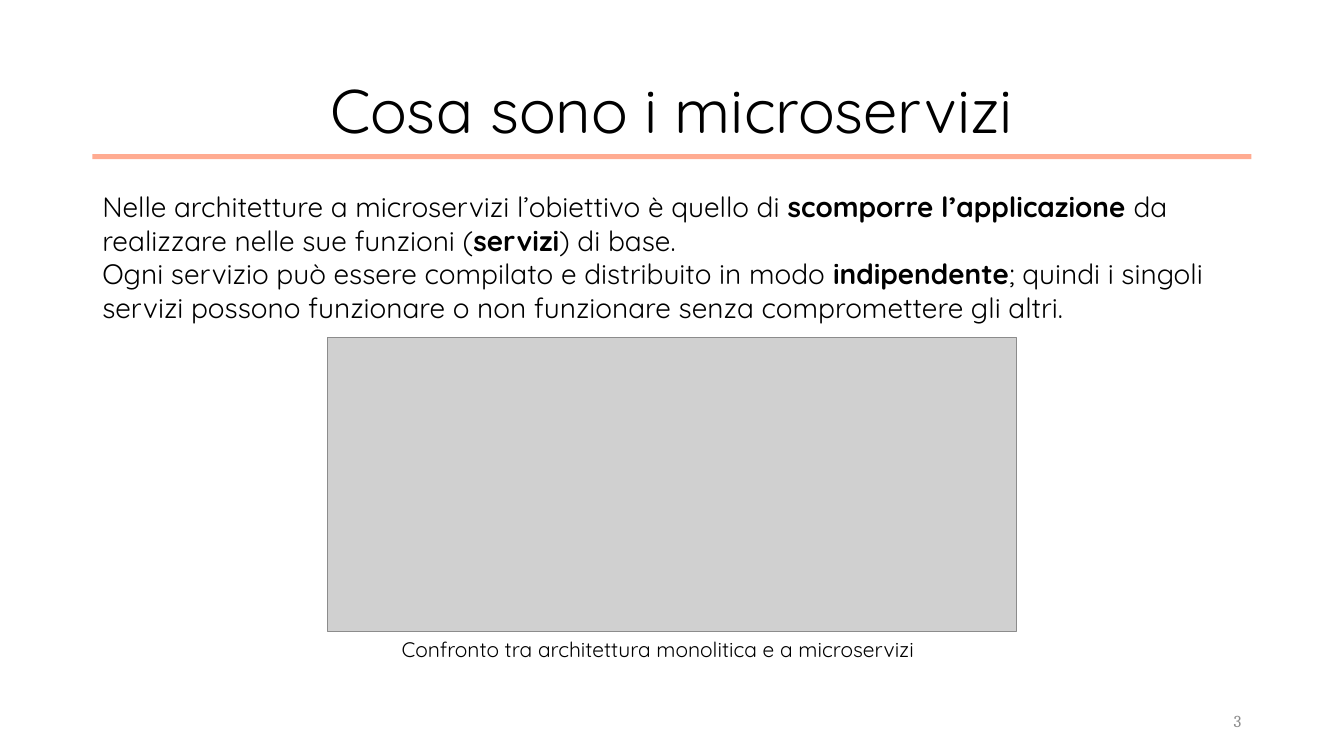
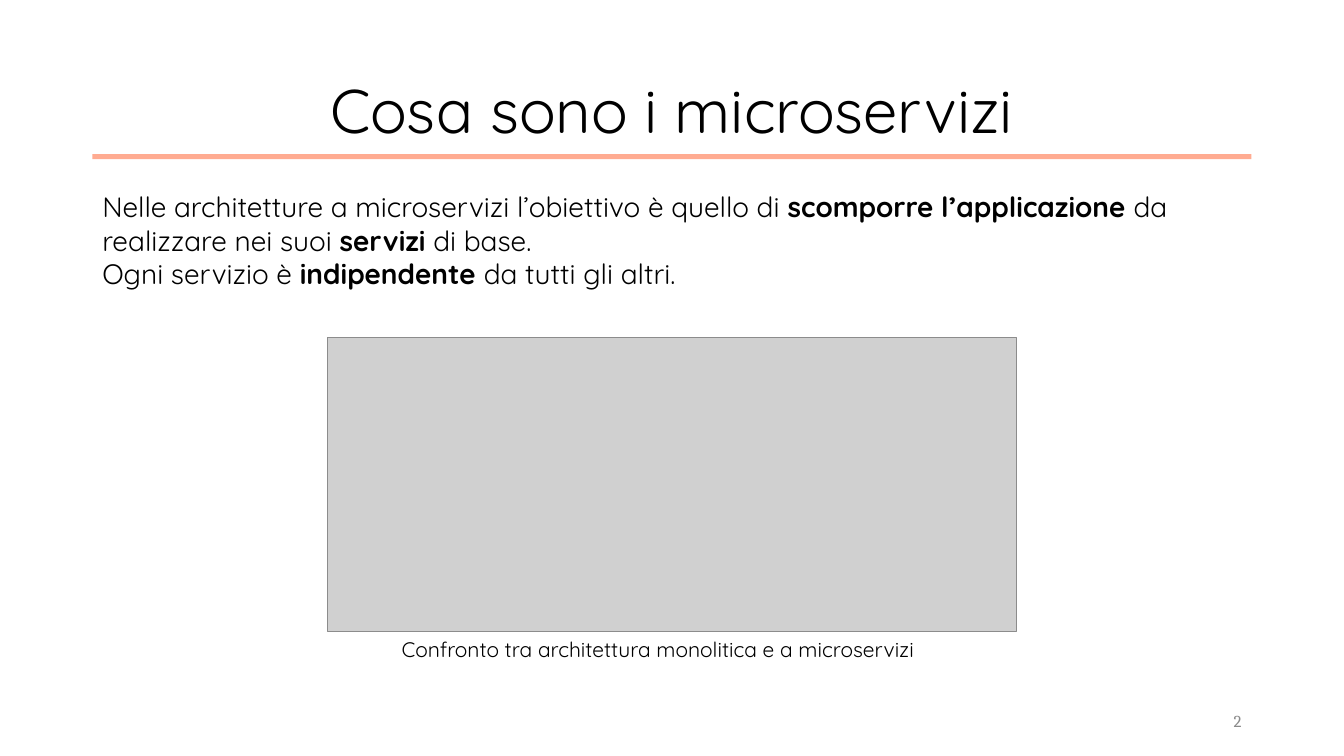
Before and after one commit to valeriodesiati/tesi, a slide deck: slide 2 of Presentazione/Valerio Desiati - Presentazione Discussione.pptx (slide 3 before the commit). Drawn at 1344x756 pixels with LibreOffice and Linux fonts; fonts in the diff are those of the drawing; grey boxes stand for pictures. Boxes give left, top, right and bottom in pixels: in the first picture for what was removed or moved away, otherwise in the second. Text is boxed around its words. In the diff, an @@ line names an element or a change of style, - is before the commit and + after.

```diff
--- a/Presentazione/Valerio Desiati - Presentazione Discussione.pptx
+++ b/Presentazione/Valerio Desiati - Presentazione Discussione.pptx
@@ text at bbox=[102, 196, 1168, 290]: text changed @@
-Nelle architetture a microservizi l’obiettivo è quello di scomporre l’applicazione da realizzare nelle sue funzioni (servizi) di base.
-Ogni servizio può essere compilato e distribuito in modo indipendente; quindi i singoli servizi possono funzionare o non funzionare senza compromettere gli altri.
+Nelle architetture a microservizi l’obiettivo è quello di scomporre l’applicazione da realizzare nei suoi servizi di base.
+Ogni servizio è indipendente da tutti gli altri.
@@ page number at bbox=[1234, 716, 1242, 727]: text changed @@
-3
+2
```
Also in this commit, not shown: 10 other slides changed, 10 slides removed, 7 other files.
